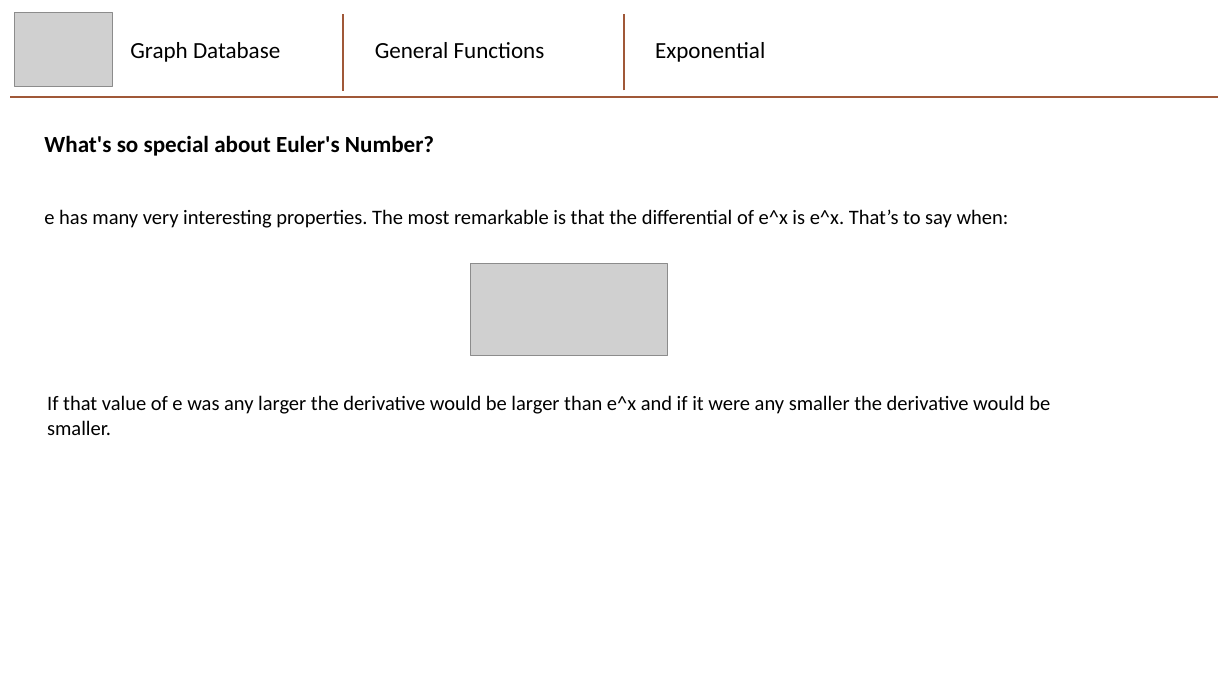
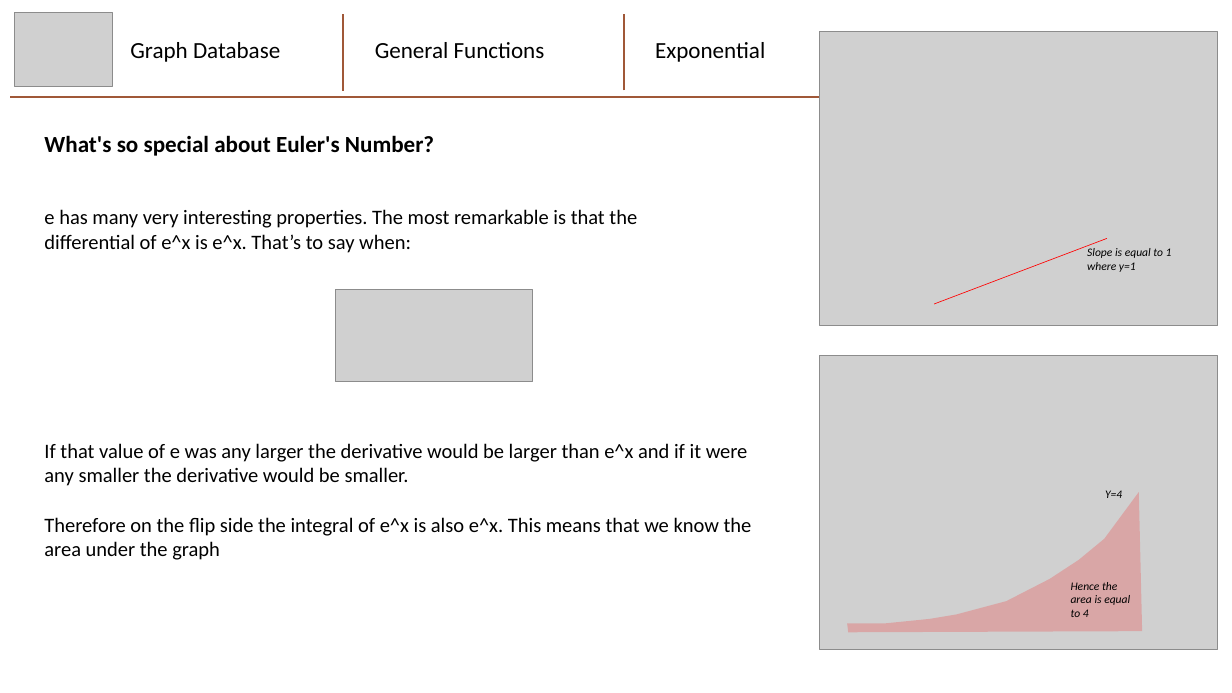
Before and after one commit to mhaythornthwaite/Testing_ML_Algorithms, a slide deck: slide 2 of Graphs_and_Functions/Graphs_and_Functions.pptx. Drawn at 1232x693 pixels with LibreOffice and Linux fonts; fonts in the diff are those of the drawing; grey boxes stand for pictures. Boxes give left, top, right and bottom in pixels: in the first picture for what was removed or moved away, otherwise in the second. Text is boxed around its words. In the diff, an @@ line names an element or a change of style, - is before the commit and + after.

```diff
--- a/Graphs_and_Functions/Graphs_and_Functions.pptx
+++ b/Graphs_and_Functions/Graphs_and_Functions.pptx
@@ picture added at bbox=[820, 32, 1218, 326] @@
@@ text "e has many very interesting ..." rewrapped from bbox=[44, 209, 1009, 228] to bbox=[44, 209, 637, 253] @@
@@ line added from (934, 304) to (1107, 238), #FF0000 0.5 pt @@
@@ text added at bbox=[1087, 248, 1172, 272], 9 pt, text #000000, italic @@
+Slope is equal to 1 where y=1
@@ picture: place and size @@
-picture at bbox=[470, 263, 668, 355]
+picture at bbox=[335, 290, 533, 382]
@@ picture added at bbox=[820, 356, 1218, 650] @@
@@ text "If that value of e ...": place and size @@
-text "If that value of e ..." at bbox=[47, 395, 1050, 435]
+text "If that value of e ..." at bbox=[44, 443, 752, 560]
@@ freeform shape added at bbox=[848, 493, 1142, 633], fill #FF0000 at 20% opacity @@
@@ text added at bbox=[1105, 490, 1122, 498], 9 pt, text #000000, italic @@
+Y=4
@@ text at bbox=[44, 517, 752, 560]: paragraph added @@
+Therefore on the flip side the integral of e^x is also e^x. This means that we know the area under the graph
@@ text added at bbox=[1071, 582, 1130, 617], 9 pt, text #000000, italic @@
+Hence the area is equal to 4
```
Also in this commit, not shown: 1 other slide changed, 2 slides added, 2 other files.
